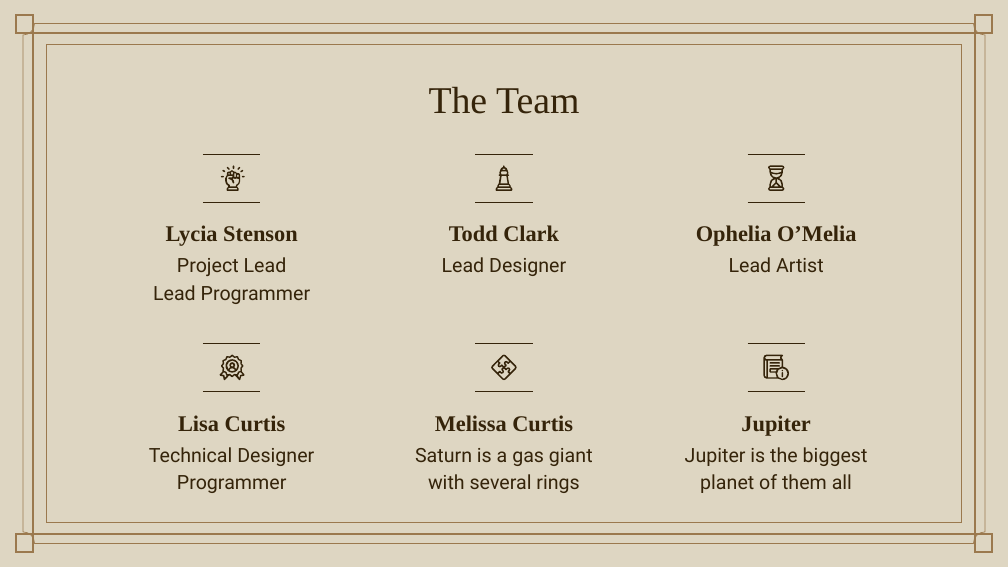
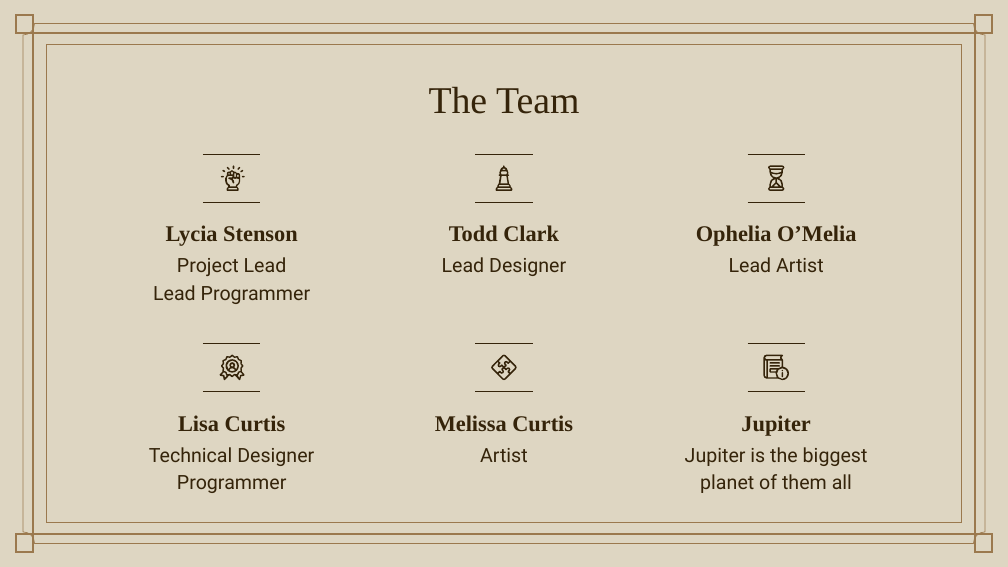
Before and after one commit to LyciaStenson/OceanLinerTycoon, a slide deck: slide 6 of Documents/Ocean Liner Tycoon Pitch.pptx (slide 5 before the commit). Drawn at 1008x567 pixels with LibreOffice and Linux fonts; fonts in the diff are those of the drawing; background and template pictures are left out. Boxes give left, top, right and bottom in pixels: in the first picture for what was removed or moved away, otherwise in the second. Text is boxed around its words. In the diff, an @@ line names an element or a change of style, - is before the commit and + after.

```diff
--- a/Documents/Ocean Liner Tycoon Pitch.pptx
+++ b/Documents/Ocean Liner Tycoon Pitch.pptx
@@ subtitle at bbox=[480, 448, 528, 462]: text changed @@
-Saturn is a gas giant with several rings
+Artist
```
Also in this commit, not shown: 2 other slides changed, 3 slides added, 2 slides removed, 3 other files.
